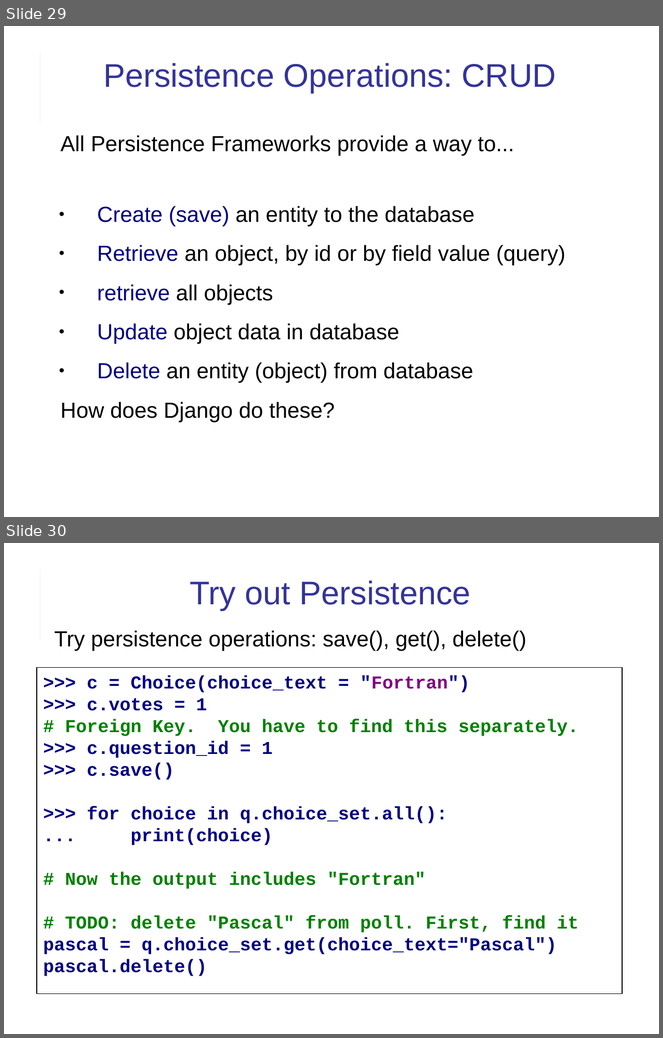
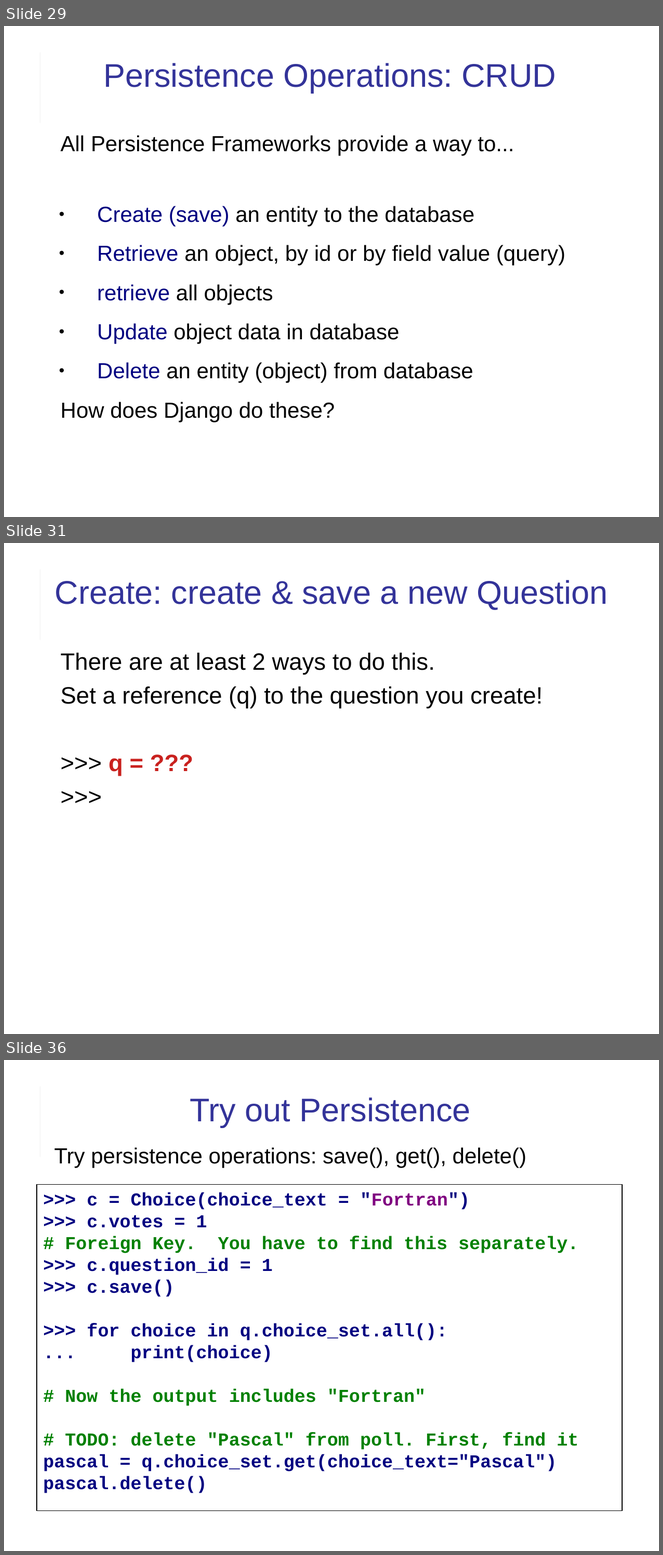
Before and after one commit to cpske/ISP, a slide deck: django/Django-review-1.pptx. Shown one above the other, each under a label of ours: slides 29 and 30 before the commit, slides 29, 31 and 36 after it; the slides between them are not shown. The pictures are 663x1038 and 663x1555 pixels, drawn with LibreOffice and Linux fonts; fonts in the diff are those of the drawing. Boxes give left, top, right and bottom in pixels: in the first picture for what was removed or moved away, otherwise in the second. Text is boxed around its words. In the diff, an @@ line names an element or a change of style, - is before the commit and + after.

```diff
--- a/django/Django-review-1.pptx
+++ b/django/Django-review-1.pptx
@@ slide 31 added at (4, 543, 659, 1034), background #FFFFFF; not listed: 2 template elements that a slide beside it also shows @@
@@ text added at (55, 580, 608, 610), 36 pt, text #333399 @@
+Create: create & save a new Question
@@ text added at (61, 653, 543, 776), 26 pt, text #000000 @@
+There are at least 2 ways to do this.
+Set a reference (q) to the question you create!
+>>> q = ???
+>>>
@@ what was slide 30 is now slide 36 @@
```
Also in this commit, not shown: 1 slide changed, 5 other slides added, 3 other files.
